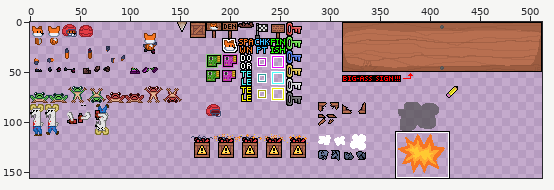
File history of a sprite sheet, res/entity.png. The picture above shows the old version from afar; the outline marks the close-up.
Close-up. First the earlier version:
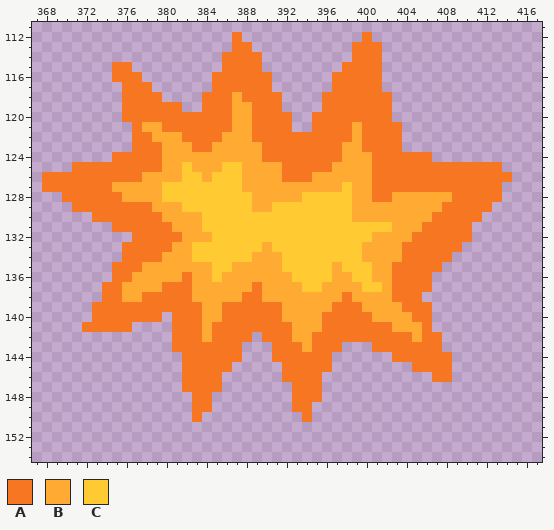
The file is 512x256 pixels. Colours within 5 levels of each other are drawn and written as one. Shown: x 367..417, y 111..154. The wide view leaves out empty margins.
Palette (. is transparent): A #f77622  B #ffaa32  C #ffca32
Pixels before, first column x 368:
112 ...................A............A..............
113 ...................AA..........AAA.............
114 ..................AAAA.........AAA.............
115 .......AA.........AAAA........AAAA.............
116 .......AAA.......AAAAAA......AAAAA.............
117 ........AAA......AAAAAA......AAAAA.............
118 ........AAAA....AAABAAAA....AAAAAAA............
119 ........AAAAAA..AAABBAAA....AAAAAAA............
120 ........AAAAAAAAAAABBAAAA..AAAAAAAA............
121 .........ABBAAAAAAABBAAAA..AAAABAAAA...........
122 .........AABBBAAAABBBAAAAAAAAAABAAAA...........
123 .........AAABBBAABBBBBAAAAAAAABBAAAA...........
124 .......AAAAABBBBBBBBBBAAAAAAAABBBAAAAAA........
125 ...AAAAAAAAABBCBBBCCBBBBAAAAABBBBAAAAAAAAAAAAA.
126 AAAAAAAAAABBBBCCBCCCBBBBAAABBBBBBAAAAAAAAAAAAAA
127 AAAAAAABBBBBCCCCCCCCBBBBBBBBBBCBBAAAAAAAAAAAAA.
128 ..AAAAAABBBBCCCCCCCCCBBBBBCCCCCBBAABBBBBBAAAAA.
129 ...AAAAAAAABBBCCCCCCCBBCCCCCCCCBBBBBBBBBAAAAA..
130 .....AAAAAAABBBBCCCCCCCCCCCCCCCBBBBBBBBAAAAA...
131 .......AAAAAABBBCCCCCCCCCCCCCCCCCCCBBBAAAAA....
132 .........AAAAABBBCCCCCCCCCCCCCCCCBBBBAAAAAA....
133 ........AAAAABBCCCCCCCBCCCCCCCCCBBBBAAAAAA.....
134 ........AAAABBBCCCCCCBBBCCCCCCCCBBBBAAAAA......
135 .......AAABBBBBBBCCBBBBBCCCCCBCCCBBAAAAA.......
136 .......AABBBBBABBCBBBBBBBCCCCBBCCBBAAAA........
137 ......AABBBBAAABBBBBBABBBBCCBBBBCCBAAAA........
138 ......AABBAAAAABBBBBAABBBBBBBBABBBBAAA.........
139 .....AAAAAAAAAAABBAAAAAABBBBBAAABBBBAAA........
140 .....AAAAAAA.AAABBAAAAAABBBBAAAAABBBBAA........
141 ....AAAAA....AAABAAAAAAAABBBAAAAAAABBBA........
142 .............AAABAAAA.AAABBAAAAAAAAAABAA.......
143 .............AAAAAAA...AAABAAA...AAAAAAA.......
144 ..............AAAAAA...AAAAAA......AAAAAA......
145 ..............AAAAA.....AAAAA........AAAA......
146 ..............AAAA......AAAA...........AA......
147 ..............AAAA.......AAA...................
148 ...............AA........AAA...................
149 ...............AA........AA....................
150 ...............A..........A....................
After:
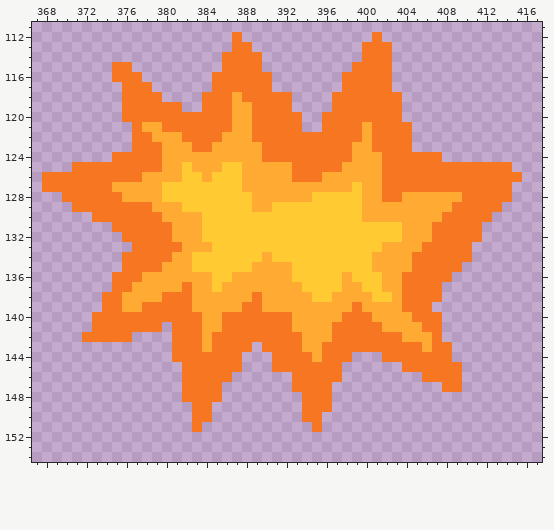
Diff:
Changed rows in their new state; - is an unchanged pixel.
first column x 372:
112 ----------------------------.A--------------
113 ---------------------------.--A-------------
114 ---------------------------.--A-------------
115 --------------------------.---A-------------
116 -------------------------.----A-------------
117 -------------------------.----A-------------
118 --------------------A---.------A------------
119 --------------------A---.------A------------
120 ---------------------A-.-------A------------
121 ---------------------A-.---AB---A-----------
122 ---------------------------AB---A-----------
123 --------------------------A-B---A-----------
124 --------------------------A--B-----A--------
125 --------------------B----A---B------------A-
126 --------------------B--A-----B-------------A
127 --------------------------BC-B------------A-
128 ----------------------B----C-B-A-----B----A-
129 ---------------------------C--------B----A--
130 ---------------------------C-------B----A---
131 -------------------------------C--B----A----
132 ----A----B--C----------------CCC-BB----A----
133 ----.----A-BB-----C---------CC--BB----A-----
134 --------A--------C-C--------C---B----AA-----
135 ---.--AA---CC--CC---B----C-----BB---AA------
136 -----A----B---C----------C---C-B---AA-------
137 --.-A---BB---C---B------CC-----B---A--------
138 ------BB--------B------CC-B--CCB--AA--------
139 -.--BB-----B--BB--BB-----BB-----------------
140 --------A-----------A---BB---------A--------
141 .----AAA-----B----------B-----B----A--------
142 AAAAA------------A---A-BB-------B-B---------
143 ------------B---A-A----B--AAA-----B-A-------
144 ---------A-------------B-AA---A-------------
145 ---------------A---A-----A------A----A------
146 --------------A-----.---AA--------A--A------
147 ------------------------A-----------AA------
148 ----------A--A-------.--A-------------------
149 ---------------------.-AA-------------------
150 ------------A----------A--------------------
151 -----------A-----------A--------------------
Pixel boxes of the changes (left, top, right, bottom) in both close-ups:
changed: (82, 32, 522, 432)
